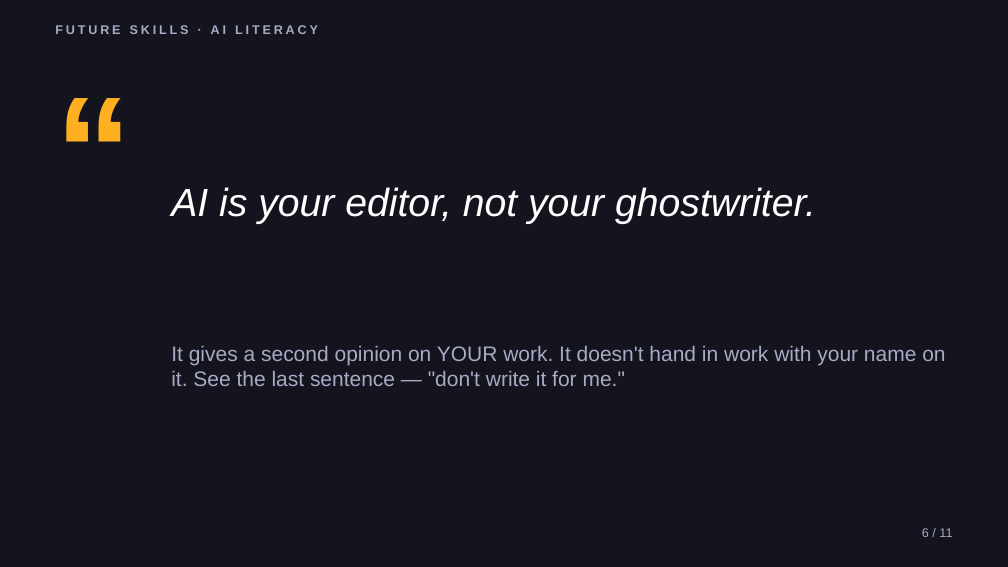
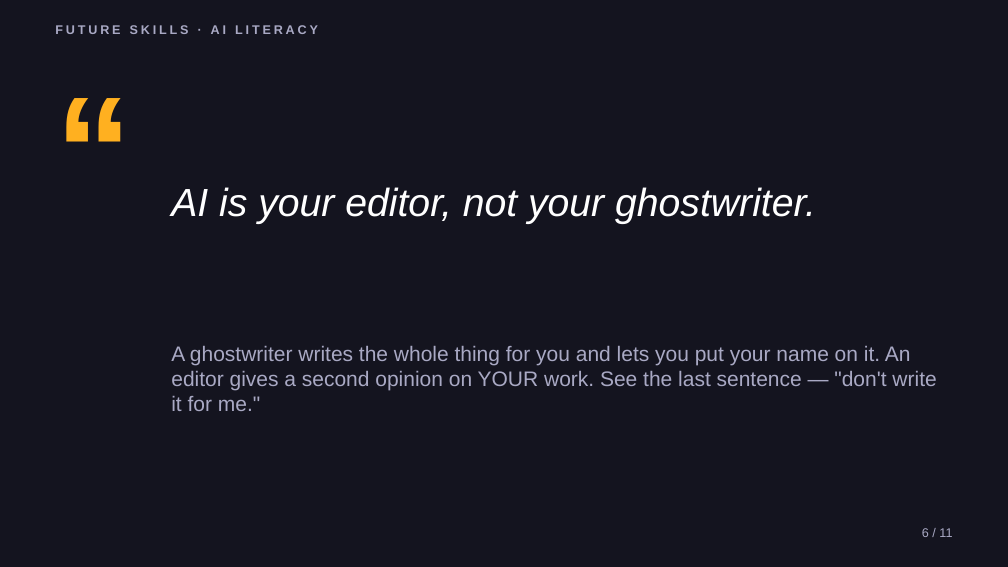
Before and after one commit to phiunit/tptphi, a slide deck: slide 6 of products/ai-prompting-101/dist/How to Talk to AI - Slides.pptx. Drawn at 1008x567 pixels with LibreOffice and Linux fonts; fonts in the diff are those of the drawing. Boxes give left, top, right and bottom in pixels: in the first picture for what was removed or moved away, otherwise in the second. Text is boxed around its words. In the diff, an @@ line names an element or a change of style, - is before the commit and + after.

```diff
--- a/products/ai-prompting-101/dist/How to Talk to AI - Slides.pptx
+++ b/products/ai-prompting-101/dist/How to Talk to AI - Slides.pptx
@@ text at [171,346,936,411]: text changed @@
-It gives a second opinion on YOUR work. It doesn't hand in work with your name on it. See the last sentence — "don't write it for me."
+A ghostwriter writes the whole thing for you and lets you put your name on it. An editor gives a second opinion on YOUR work. See the last sentence — "don't write it for me."
```
Also in this commit, not shown: 2 other slides changed, 13 other files.
